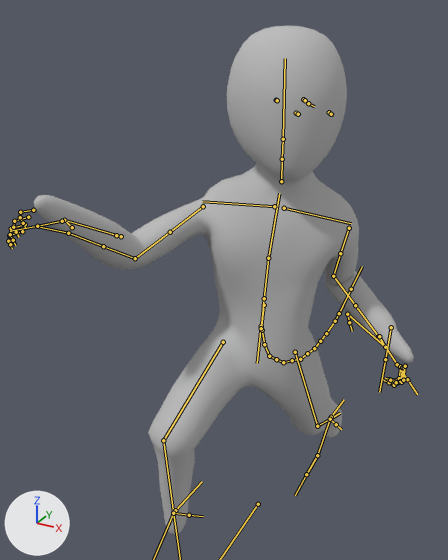
The FBX model Move and Die/Assets/The Game Folder/Models/Human_003a.fbx as it was, and as the next commit left it.
The view is the same before and after, from a 50 mm camera at (0.762, -1.654, 1.722) aimed at (-0.06, -0.16, 0.975). Lighting does not change. The marker at lower left points along +X, +Y and +Z. Both versions are drawn at frame 14 of the action 'Armature|Movement_Running'; the numbers are the values there. The bones that bend it are drawn over the model as lines.

Names of what the first picture shows: 'Human_Mesh'.
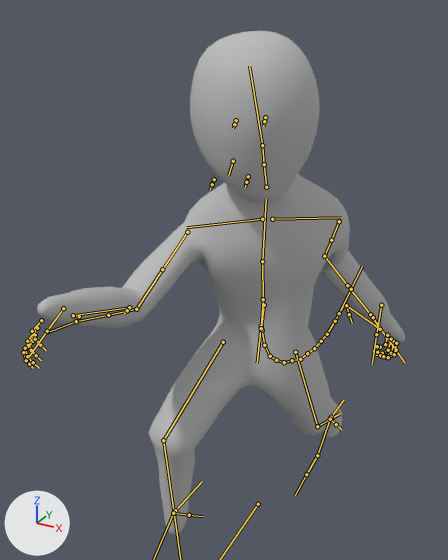
What differs and where, as boxes [x1, y1, x2, y2] in the pictures (448 x 560 px):
```json
{"object": "Human_Mesh", "change": "posed", "before": [34, 26, 414, 535], "after": [37, 31, 405, 535]}
{"bone": "spine.001", "before": "(261, 328) to (264, 298)", "after": "(261, 328) to (263, 299)"}
{"bone": "spine.002", "before": "(264, 298) to (268, 258)", "after": "(263, 299) to (262, 261)"}
{"bone": "Head", "before": "(283, 139) to (285, 58)", "after": "(262, 145) to (249, 66)"}
{"bone": "Eye.R", "before": "(276, 100) to (277, 100)", "after": "(236, 120) to (234, 124)"}
{"bone": "Eye.L.001", "before": "(303, 99) to (305, 100)", "after": "(265, 117) to (264, 121)"}
{"bone": "Clavicle.R", "before": "(274, 206) to (202, 201)", "after": "(262, 219) to (186, 227)"}
{"bone": "Clavicle.L", "before": "(284, 208) to (351, 223)", "after": "(272, 219) to (341, 217)"}
{"bone": "Ulna.L", "before": "(333, 276) to (355, 305)", "after": "(324, 256) to (347, 285)"}
```

The change, as JSON lines over the scene's bpy script:
```json
{"block": "bone_spine_001", "where": "bone_spine_001 = bpy.data.objects['Armature'].pose.bones['spine.001']  # child of 'Hip_root'"}
{"op": "set", "path": "bone_spine_001.rotation_quaternion", "old": "(1.0, 0.0, 0.0, 0.0)", "new": "(0.999, 0.047, -0.001, 0.015)", "note": "degrees (0, 0, 0) -> degrees (5, 0, 2)"}
{"block": "bone_spine_002", "where": "bone_spine_002 = bpy.data.objects['Armature'].pose.bones['spine.002']  # child of 'spine.001'"}
{"op": "set", "path": "bone_spine_002.rotation_quaternion", "old": "(1.0, 0.0, 0.0, 0.0)", "new": "(0.996, 0.077, 0.029, 0.034)", "note": "degrees (0, 0, 0) -> degrees (9, 3, 4)"}
{"block": "bone_head", "where": "bone_head = bpy.data.objects['Armature'].pose.bones['Head']  # child of 'Neck.002'"}
{"op": "set", "path": "bone_head.rotation_quaternion", "old": "(1.0, 0.0, 0.0, 0.0)", "new": "(0.985, 0.024, -0.17, 0.03)", "note": "degrees (0, 0, 0) -> degrees (2, -20, 3)"}
{"block": "bone_eye_r", "where": "bone_eye_r = bpy.data.objects['Armature'].pose.bones['Eye.R']  # child of 'Head'"}
{"op": "set", "path": "bone_eye_r.rotation_quaternion", "old": "(1.0, 0.0, -0.001, 0.0)", "new": "(0.998, 0.0, -0.069, 0.0)", "note": "degrees (0, 0, 0) -> degrees (0, -8, 0)"}
{"block": "bone_eye_l_001", "where": "bone_eye_l_001 = bpy.data.objects['Armature'].pose.bones['Eye.L.001']  # child of 'Head'"}
{"op": "set", "path": "bone_eye_l_001.rotation_quaternion", "old": "(1.0, 0.0, -0.001, 0.0)", "new": "(0.998, 0.0, -0.069, 0.0)", "note": "degrees (0, 0, 0) -> degrees (0, -8, 0)"}
{"block": "bone_clavicle_r", "where": "bone_clavicle_r = bpy.data.objects['Armature'].pose.bones['Clavicle.R']  # child of 'spine.003'"}
{"op": "set", "path": "bone_clavicle_r.rotation_quaternion", "old": "(1.0, 0.0, 0.0, 0.0)", "new": "(0.996, 0.057, 0.005, 0.069)", "note": "degrees (0, 0, 0) -> degrees (7, 0, 8)"}
{"block": "bone_clavicle_l", "where": "bone_clavicle_l = bpy.data.objects['Armature'].pose.bones['Clavicle.L']  # child of 'spine.003'"}
{"op": "set", "path": "bone_clavicle_l.rotation_quaternion", "old": "(1.0, 0.0, 0.0, 0.0)", "new": "(0.999, -0.027, -0.014, 0.028)", "note": "degrees (0, 0, 0) -> degrees (-3, -2, 3)"}
{"block": "bone_ulna_l", "where": "bone_ulna_l = bpy.data.objects['Armature'].pose.bones['Ulna.L']  # child of 'Humerus.L.001'"}
{"op": "set", "path": "bone_ulna_l.rotation_quaternion", "old": "(0.815, -0.579, 0.0, 0.0)", "new": "(0.897, -0.443, 0.0, 0.0)", "note": "degrees (-71, 0, 0) -> degrees (-53, 0, 0)"}
```
